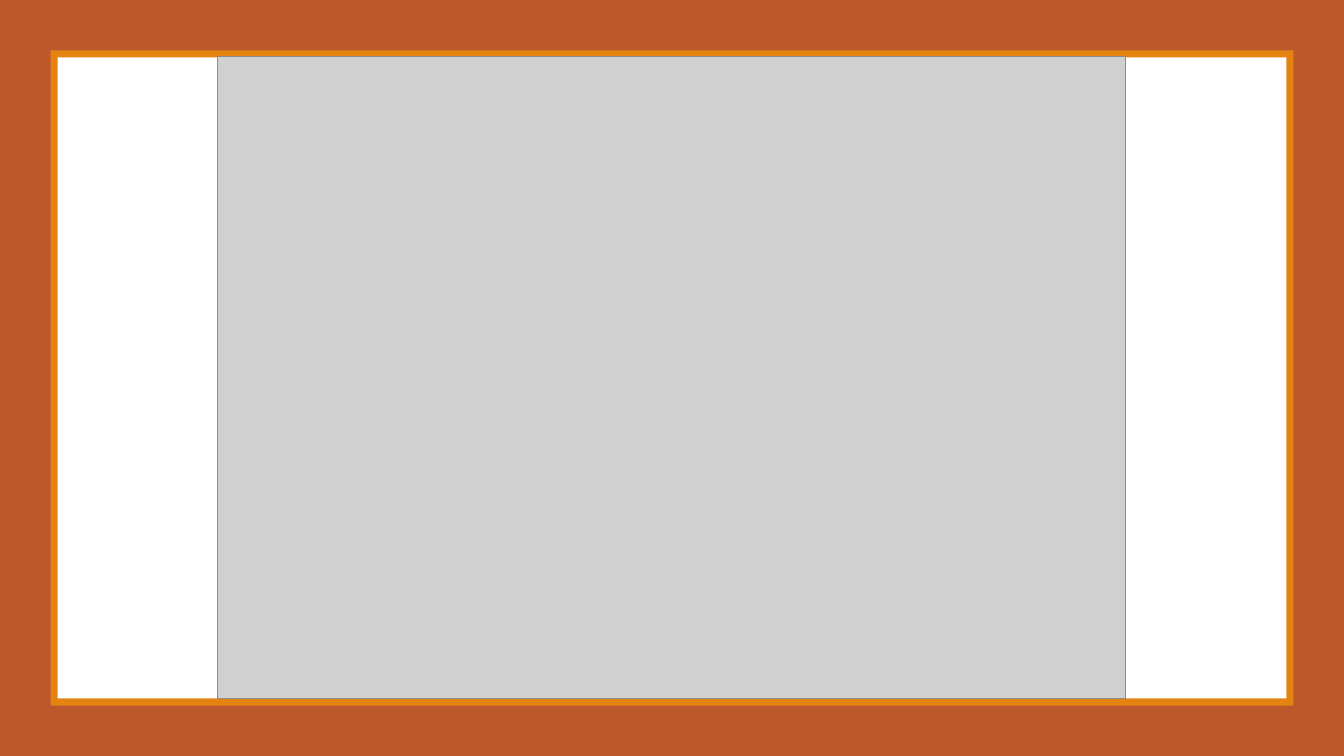
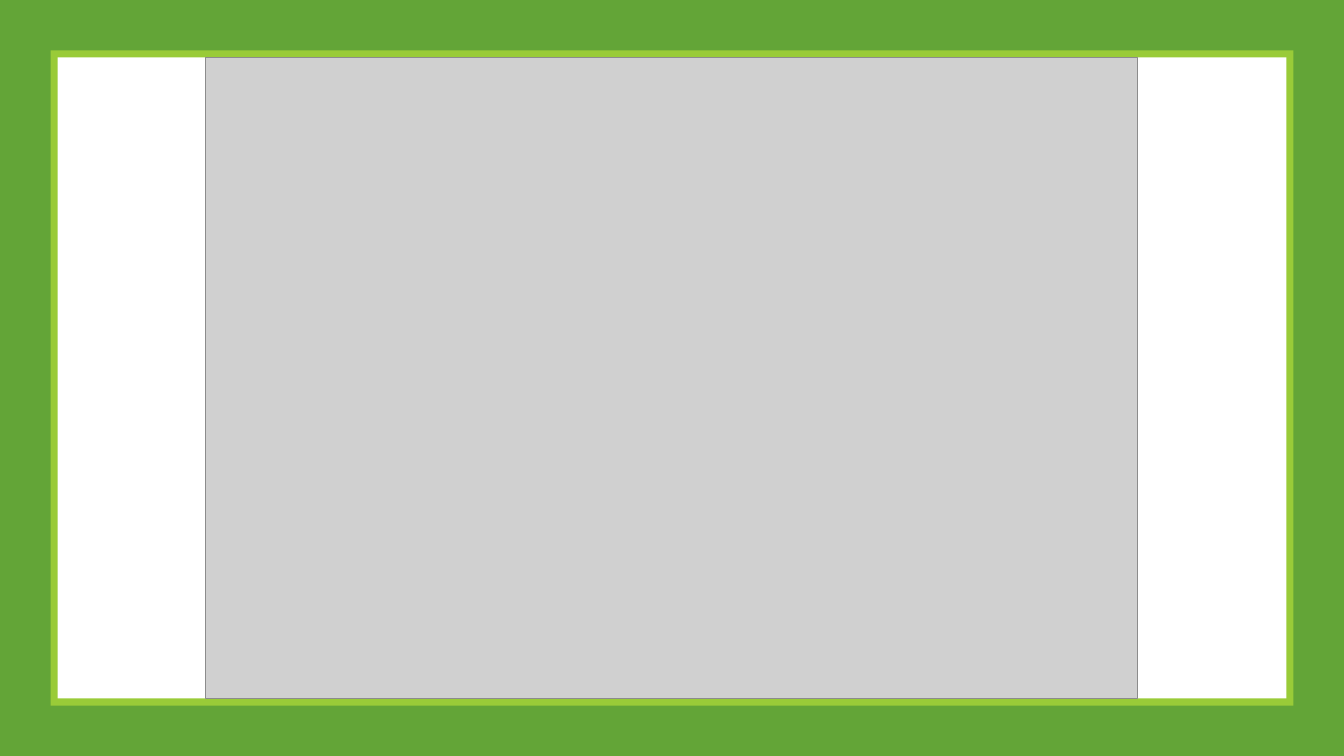
Before and after one commit to msu-eele-465/project5-aaron-beau, a slide deck: slide 4 of docs/assets/project5-presentation.pptx. Drawn at 1344x756 pixels with LibreOffice and Linux fonts; fonts in the diff are those of the drawing; grey boxes stand for pictures. Boxes give left, top, right and bottom in pixels: in the first picture for what was removed or moved away, otherwise in the second. Text is boxed around its words. In the diff, an @@ line names an element or a change of style, - is before the commit and + after.

```diff
--- a/docs/assets/project5-presentation.pptx
+++ b/docs/assets/project5-presentation.pptx
@@ rectangle at <box>0,0,1344,756</box>: fill #BD582C to #63A537 @@
@@ rectangle at <box>50,50,1294,706</box>: fill #E48312 to #99CB38 @@
@@ picture: place and size @@
-picture at <box>218,57,1126,700</box>
+picture at <box>206,58,1138,700</box>
@@ rectangle at <box>0,706,1344,756</box>: fill #BD582C to #63A537 @@
@@ rectangle at <box>0,699,1344,706</box>: fill #E48312 to #99CB38 @@
```
Also in this commit, not shown: 5 other slides changed, 4 slides added, 5 slides removed.
